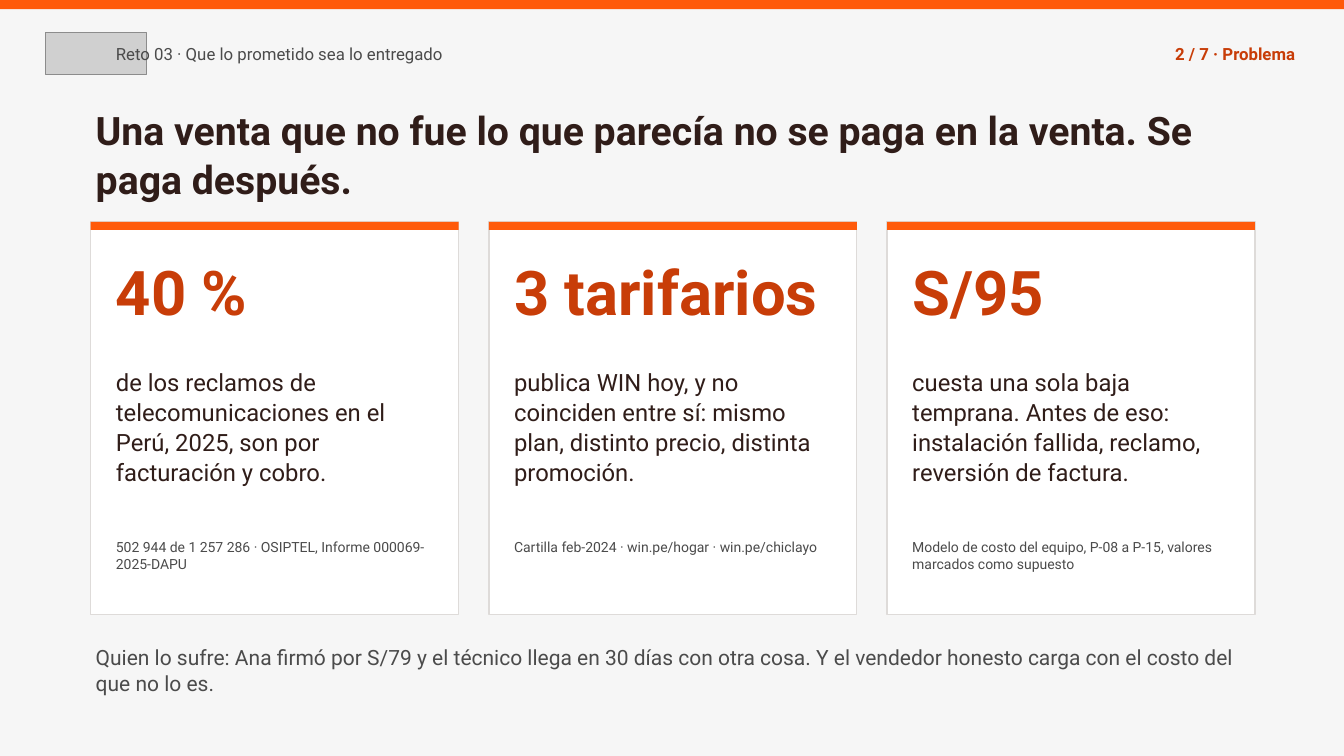
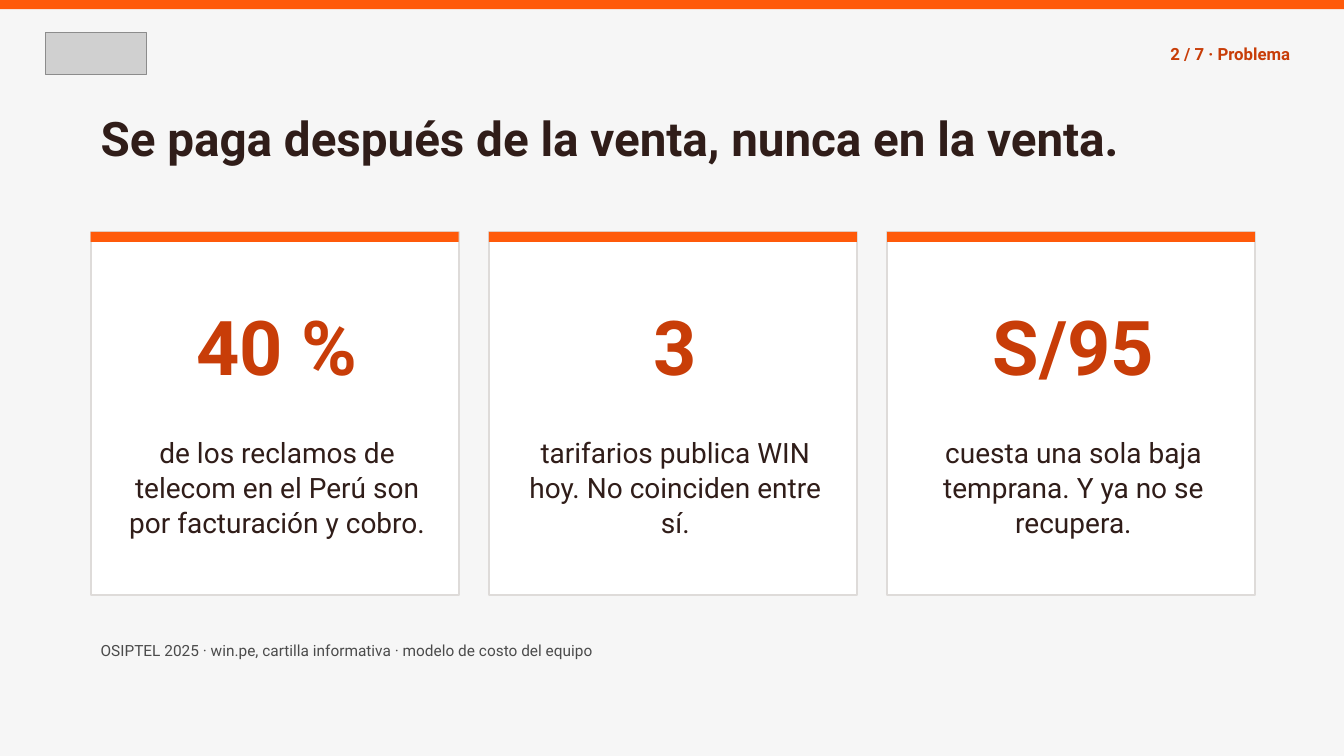
Before and after one commit to MccFlurry/firme, a slide deck: slide 2 of docs/pitch/WIN-Reto03-Pitch-3min.pptx. Drawn at 1344x756 pixels with LibreOffice and Linux fonts; fonts in the diff are those of the drawing; grey boxes stand for pictures. Boxes give left, top, right and bottom in pixels: in the first picture for what was removed or moved away, otherwise in the second. Text is boxed around its words. In the diff, an @@ line names an element or a change of style, - is before the commit and + after.

```diff
--- a/docs/pitch/WIN-Reto03-Pitch-3min.pptx
+++ b/docs/pitch/WIN-Reto03-Pitch-3min.pptx
@@ text removed at bbox=[116, 45, 443, 65] @@
-Reto 03 · Que lo prometido sea lo entregado
@@ text "2 / 7 · Problema": place and size @@
-text "2 / 7 · Problema" at bbox=[1175, 47, 1295, 60]
+text "2 / 7 · Problema" at bbox=[1170, 47, 1291, 60]
@@ text at bbox=[101, 120, 1118, 166]: text changed; size 28 to 34 pt @@
-Una venta que no fue lo que parecía no se paga en la venta. Se paga después.
+Se paga después de la venta, nunca en la venta.
@@ 3 rectangles: place and size @@
-3 rectangles at bbox=[91, 222, 1255, 230]
+3 rectangles at bbox=[91, 232, 1255, 242]
@@ rectangle: place and size @@
-rectangle at bbox=[91, 222, 459, 615]
+rectangle at bbox=[91, 232, 459, 595]
@@ rectangle: place and size @@
-rectangle at bbox=[489, 222, 857, 615]
+rectangle at bbox=[489, 232, 857, 595]
@@ outline #DEDBD9 1 pt to #DEDBD9 1.5 pt in 3 elements at bbox=[91, 232, 459, 595], bbox=[489, 232, 857, 595], bbox=[887, 232, 1255, 595] @@
@@ rectangle: place and size @@
-rectangle at bbox=[887, 222, 1255, 615]
+rectangle at bbox=[887, 232, 1255, 595]
@@ text "40 %": place and size @@
-text "40 %" at bbox=[116, 270, 187, 316]
+text "40 %" at bbox=[196, 320, 283, 376]
@@ text "40 %" at bbox=[196, 320, 283, 376]: size 44 to 54 pt; alignment left to centre; vertical alignment top to middle @@
@@ text "3" at bbox=[654, 320, 697, 376]: vertical alignment top to middle @@
@@ text "S/95" at bbox=[993, 320, 1154, 380]: size 44 to 54 pt; alignment left to centre; vertical alignment top to middle @@
@@ text "S/95": place and size @@
-text "S/95" at bbox=[912, 270, 1043, 319]
+text "S/95" at bbox=[993, 320, 1154, 380]
@@ text at bbox=[654, 320, 697, 376]: text changed; size 44 to 54 pt @@
-3 tarifarios
+3
@@ text at bbox=[129, 442, 425, 539]: text changed; size 17 to 20 pt @@
-de los reclamos de telecomunicaciones en el Perú, 2025, son por facturación y cobro.
+de los reclamos de telecom en el Perú son por facturación y cobro.
@@ text at bbox=[529, 441, 821, 534]: text changed; size 17 to 20 pt @@
-publica WIN hoy, y no coinciden entre sí: mismo plan, distinto precio, distinta promoción.
+tarifarios publica WIN hoy. No coinciden entre sí.
@@ text at bbox=[943, 442, 1203, 539]: text changed; size 17 to 20 pt @@
-cuesta una sola baja temprana. Antes de eso: instalación fallida, reclamo, reversión de factura.
+cuesta una sola baja temprana. Y ya no se recupera.
@@ text removed at bbox=[116, 541, 424, 569] @@
-502 944 de 1 257 286 · OSIPTEL, Informe 000069-2025-DAPU
@@ text removed at bbox=[514, 541, 817, 555] @@
-Cartilla feb-2024 · win.pe/hogar · win.pe/chiclayo
@@ text removed at bbox=[912, 541, 1212, 572] @@
-Modelo de costo del equipo, P-08 a P-15, valores marcados como supuesto
@@ text removed at bbox=[96, 649, 1232, 696] @@
-Quien lo sufre: Ana firmó por S/79 y el técnico llega en 30 días con otra cosa. Y el vendedor honesto carga con el costo del que no lo es.
@@ text added at bbox=[101, 644, 593, 659], 11 pt, text #4B4B4B @@
+OSIPTEL 2025 · win.pe, cartilla informativa · modelo de costo del equipo
```
Also in this commit, not shown: 6 other slides changed, 2 slides added, 1 slide removed.
